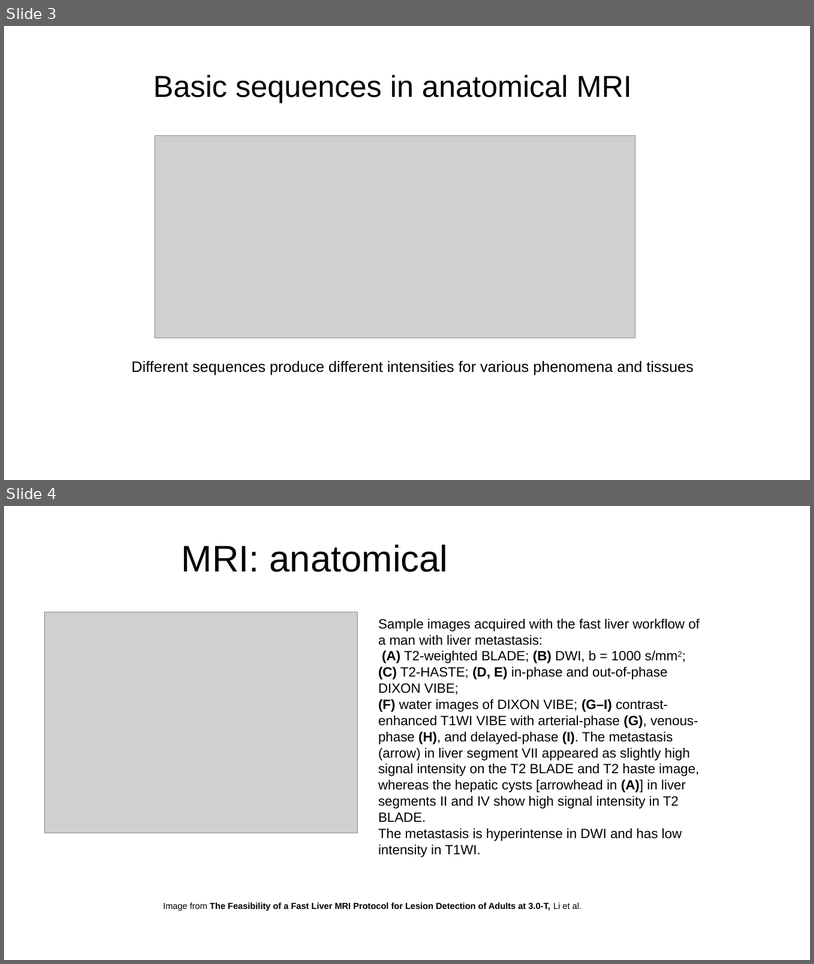
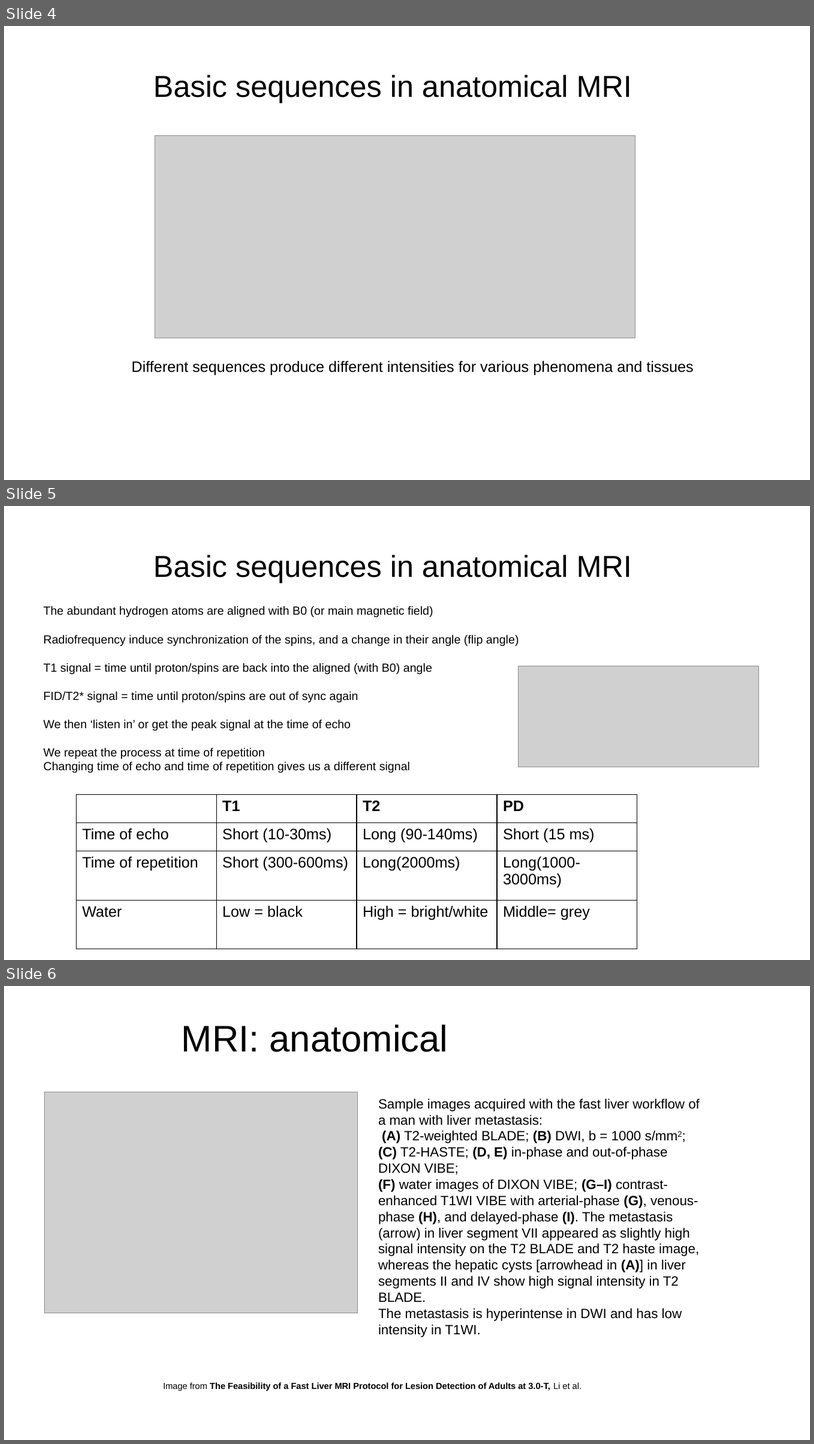
Before and after one commit to esciencecenter-digital-skills/medical-image-processing-materials, a slide deck: presentations/mri_lecture.pptx. Shown one above the other, each under a label of ours: slides 3 and 4 before the commit, slides 4, 5 and 6 after it. The pictures are 814x964 and 814x1444 pixels, drawn with LibreOffice and Linux fonts; fonts in the diff are those of the drawing; grey boxes stand for pictures; background and template pictures are left out. Boxes give left, top, right and bottom in pixels: in the first picture for what was removed or moved away, otherwise in the second. Text is boxed around its words. In the diff, an @@ line names an element or a change of style, - is before the commit and + after.

```diff
--- a/presentations/mri_lecture.pptx
+++ b/presentations/mri_lecture.pptx
@@ slide 5 added at bbox=[4, 506, 810, 960], background picture (left out) @@
@@ text added at bbox=[153, 555, 632, 583], 36 pt, text #000000 @@
+Basic sequences in anatomical MRI
@@ text added at bbox=[44, 606, 519, 772], 14 pt, text #000000 @@
+The abundant hydrogen atoms are aligned with B0 (or main magnetic field)
+Radiofrequency induce synchronization of the spins, and a change in their angle (flip angle)
+T1 signal = time until proton/spins are back into the aligned (with B0) angle
+FID/T2* signal = time until proton/spins are out of sync again
+We then ‘listen in’ or get the peak signal at the time of echo
+We repeat the process at time of repetition
+Changing time of echo and time of repetition gives us a different signal
@@ picture added at bbox=[519, 666, 759, 767] @@
@@ table added at bbox=[76, 794, 638, 949], 4 rows, 4 columns @@
+ | T1 | T2 | PD
+Time of echo | Short (10-30ms) | Long (90-140ms) | Short (15 ms)
+Time of repetition | Short (300-600ms) | Long(2000ms) | Long(1000-3000ms)
+Water | Low = black | High = bright/white | Middle= grey
@@ what was slide 3 is now slide 4 @@
@@ what was slide 4 is now slide 6 @@
```
Also in this commit, not shown: 1 slide changed, 6 other slides added, 12 other files.
